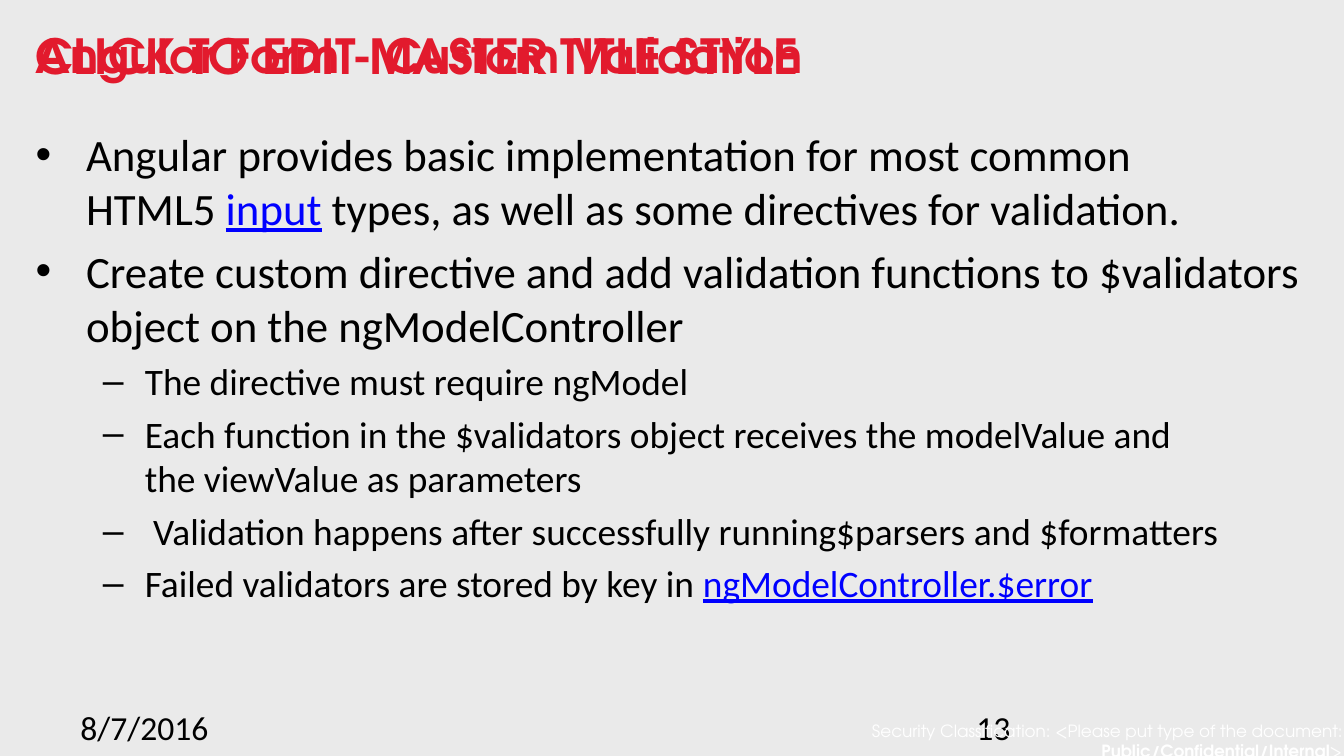
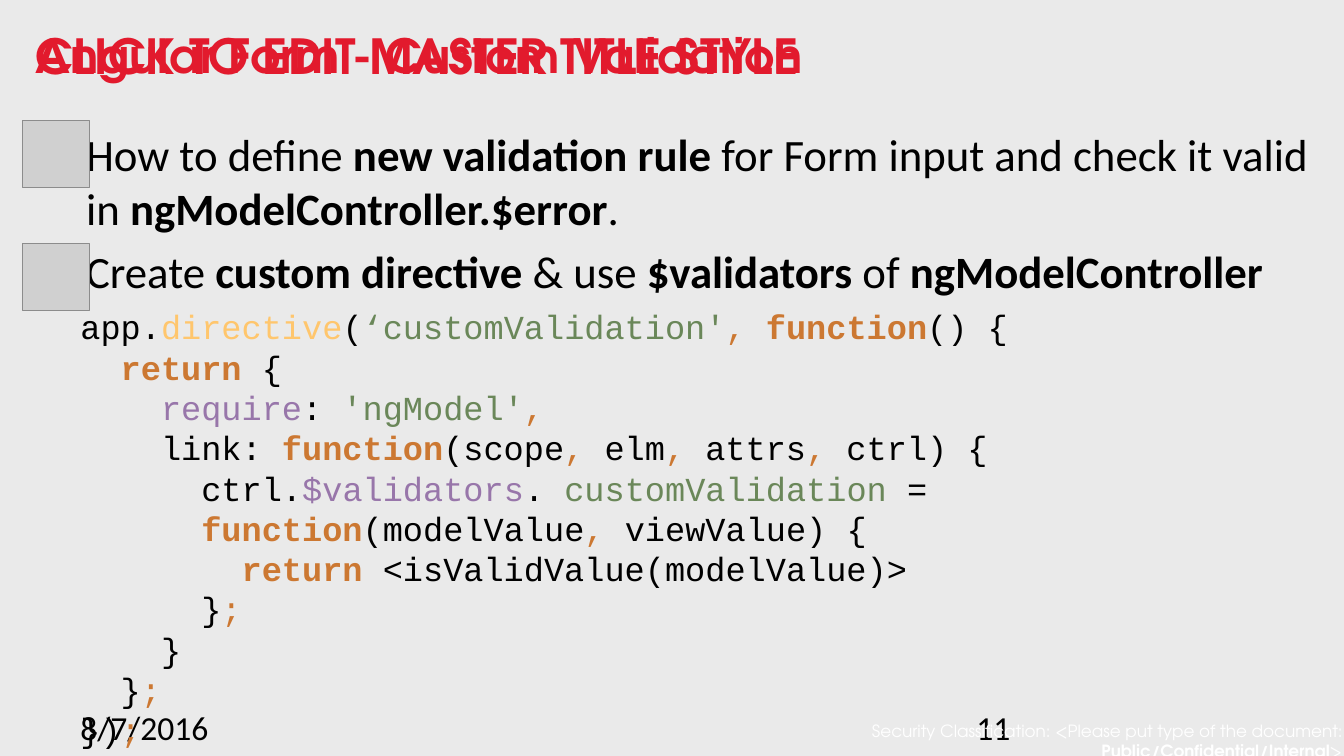
Before and after one commit to nnsan/angular_best_practice, a slide deck: slide 11 of Angular best practice.pptx (slide 13 before the commit). Drawn at 1344x756 pixels with LibreOffice and Linux fonts; fonts in the diff are those of the drawing; grey boxes stand for pictures; background and template pictures are left out. Boxes give left, top, right and bottom in pixels: in the first picture for what was removed or moved away, otherwise in the second. Text is boxed around its words. In the diff, an @@ line names an element or a change of style, - is before the commit and + after.

Commit message:
Modified slide style

```diff
--- a/Angular best practice.pptx
+++ b/Angular best practice.pptx
@@ picture added at [23,121,90,188] @@
@@ text at [86,134,1308,300]: text changed; size 20 to 24 pt; bold on @@
-• Angular provides basic implementation for most common HTML5 input types, as well as some directives for validation.
-• Create custom directive and add validation functions to $validators object on the ngModelController
-  – The directive must require ngModel
-  – Each function in the $validators object receives the modelValue and the viewValue as parameters
-  – Validation happens after successfully running$parsers and $formatters
-  – Failed validators are stored by key in ngModelController.$error
+How to define new validation rule for Form input and check it valid in ngModelController.$error.
+Create custom directive & use $validators of ngModelController
@@ picture added at [23,243,90,310] @@
@@ text added at [80,315,968,588], 18 pt, text #000000 @@
+app.directive(‘customValidation', function() {
+return {
+require: 'ngModel',
+link: function(scope, elm, attrs, ctrl) {
+ctrl.$validators. customValidation =
+function(modelValue, viewValue) {
+return <isValidValue(modelValue)>
+};
+}
+};
+});
@@ page number at [976,718,1010,740]: text changed @@
-13
+11
```
Also in this commit, not shown: 9 other slides changed, 2 slides removed.
